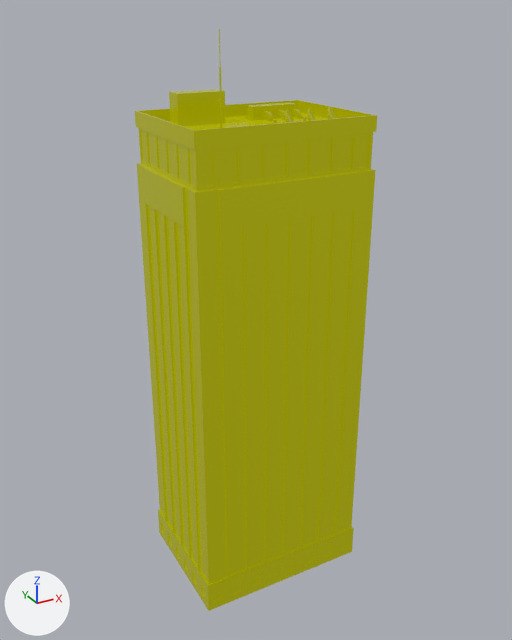
An edit to the glTF model public/models/building-office-tall.glb, drawn before and after from the same camera.
Both versions are drawn from a 50 mm camera at (-33.6, -61.7, 61.1) aimed at (0.3, 0.0, 30.2). The axes (+X, +Y, +Z) are drawn at lower left. The lights are the same throughout. Where no turn or scale is listed for an object, it has been applied to the vertices.

The first picture shows 'building-office-tall'.
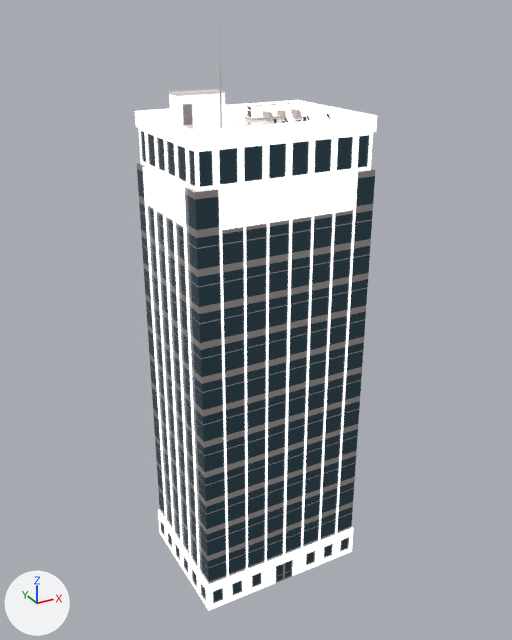
Patch to the scene script:
```diff
--- a/public/models/building-office-tall.glb.py
+++ b/public/models/building-office-tall.glb.py
@@ img_base @@
+img_base = load_image('base', '_unpacked/base', 1024, 1024, 'sRGB')
@@ mat_lowpoly_colors_001 @@
+mat_lowpoly_colors_001 = bpy.data.materials.new('LOWPOLY-COLORS.001')
+# uses the picture img_base
@@ me_building_office_tall @@
 me_building_office_tall.from_pydata(...)  # 4423 vertices, 8730 faces; spans x -9.7..9.7, y -7.3..7.3, z 0.0..59.6
-me_building_office_tall.materials.append(mat_lowpoly_colors)
+me_building_office_tall.materials.append(mat_lowpoly_colors_001)
```

Boxes (x1, y1, x2, y2) around the edits, measured in the pictures (512 x 640 px):
'building-office-tall', recoloured
    both: (135, 28, 377, 611)
